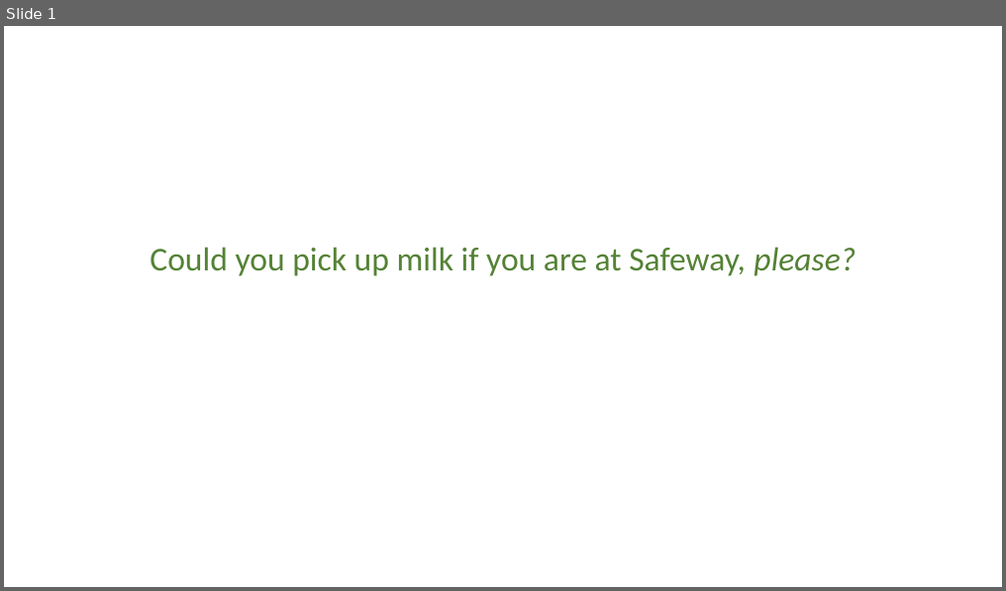
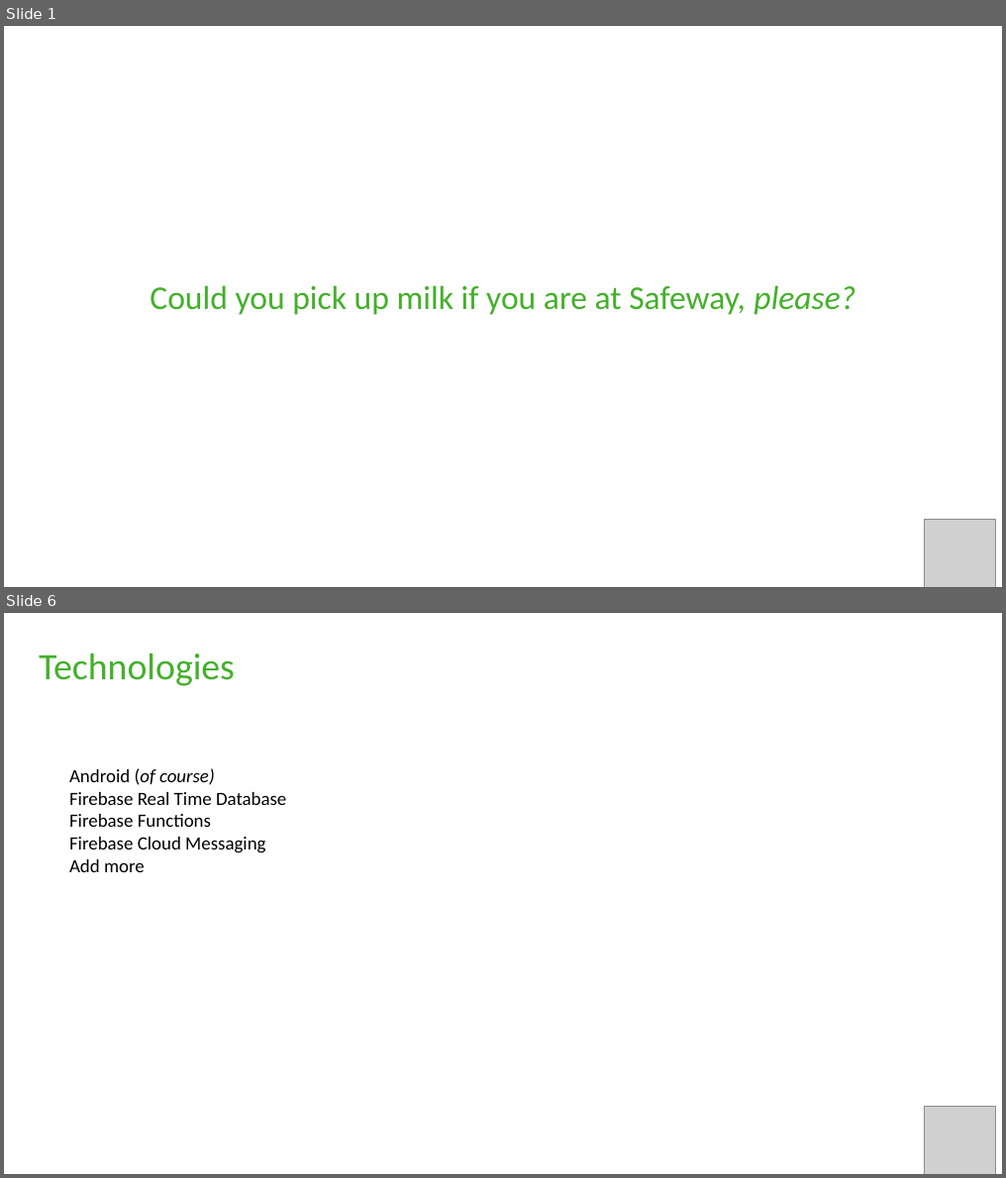
Before and after one commit to Codepath-Sep-2017-Group-16/ShopperPro, a slide deck: Presentation/Presentation.pptx. Shown one above the other, each under a label of ours: slide 1 before the commit, slides 1 and 6 after it; the slides between them are not shown. The pictures are 1006x591 and 1006x1178 pixels, drawn with LibreOffice and Linux fonts; fonts in the diff are those of the drawing; grey boxes stand for pictures. Boxes give left, top, right and bottom in pixels: in the first picture for what was removed or moved away, otherwise in the second. Text is boxed around its words. In the diff, an @@ line names an element or a change of style, - is before the commit and + after.

```diff
--- a/Presentation/Presentation.pptx
+++ b/Presentation/Presentation.pptx
@@ slide 6 added at <box>4,613,1002,1174</box>, background #FFFFFF @@
@@ text added at <box>39,653,235,686</box>, 36 pt, text #43B02A @@
+Technologies
@@ text added at <box>69,768,286,872</box>, 18 pt, text #000000 @@
+Android (of course)
+Firebase Real Time Database
+Firebase Functions
+Firebase Cloud Messaging
+Add more
@@ picture added at <box>925,1106,996,1174</box> @@
@@ slide 1 changed as well @@
@@ subtitle "Could you pick up milk ...": place and size @@
-subtitle "Could you pick up milk ..." at <box>150,247,855,276</box>
+subtitle "Could you pick up milk ..." at <box>150,285,855,315</box>
@@ subtitle "Could you pick up milk ..." at <box>150,285,855,315</box>: text colour #548235 to #43B02A @@
@@ picture added at <box>925,519,996,587</box> @@
```
Also in this commit, not shown: 6 other slides added.
